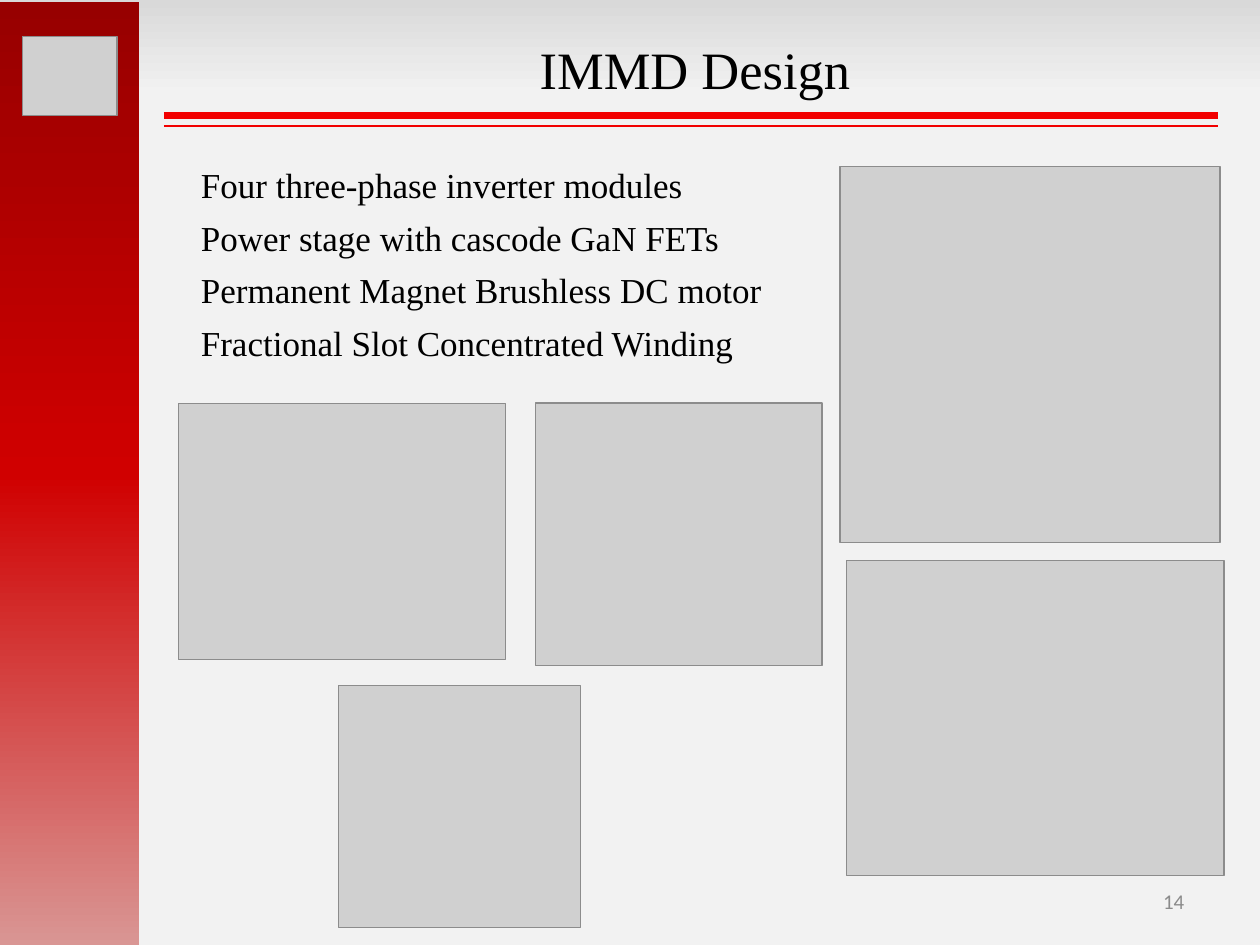
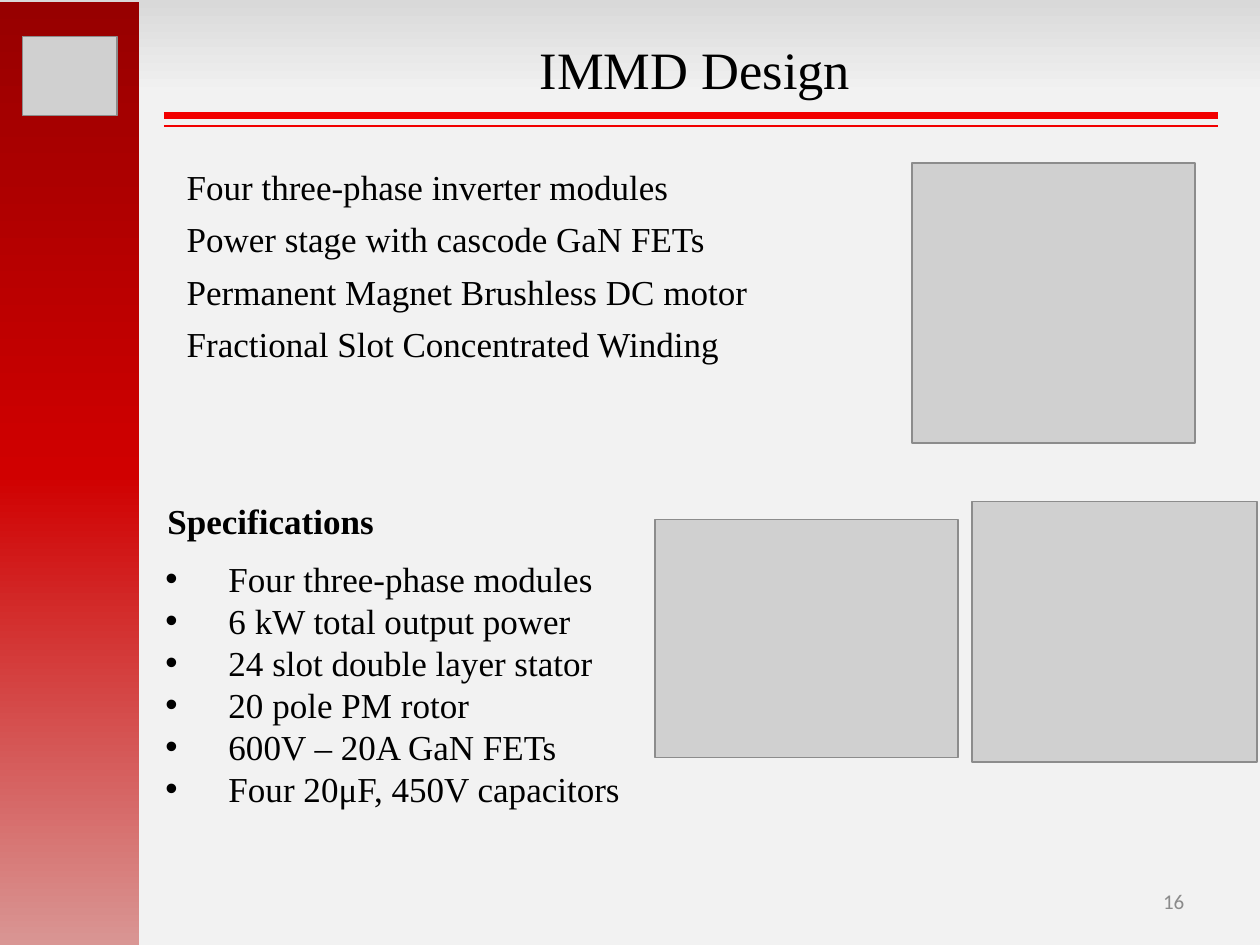
Before and after one commit to hakanpolat/IMMD, a slide deck: slide 16 of GRW2017/sunum/GRW2017_MesutUğur.pptx (slide 14 before the commit). Drawn at 1260x945 pixels with LibreOffice and Linux fonts; fonts in the diff are those of the drawing; grey boxes stand for pictures. Boxes give left, top, right and bottom in pixels: in the first picture for what was removed or moved away, otherwise in the second. Text is boxed around its words. In the diff, an @@ line names an element or a change of style, - is before the commit and + after.

```diff
--- a/GRW2017/sunum/GRW2017_MesutUğur.pptx
+++ b/GRW2017/sunum/GRW2017_MesutUğur.pptx
@@ text "Four three-phase inverter modules": place and size @@
-text "Four three-phase inverter modules" at [201, 173, 762, 363]
+text "Four three-phase inverter modules" at [187, 175, 747, 364]
@@ picture: place and size @@
-picture at [840, 166, 1221, 543]
+picture at [912, 163, 1196, 442]
@@ text added at [167, 509, 373, 542], 20 pt, text #000000, bold @@
+Specifications
@@ picture: place and size @@
-picture at [536, 403, 823, 665]
+picture at [973, 501, 1257, 762]
@@ picture: place and size @@
-picture at [179, 403, 507, 659]
+picture at [655, 520, 959, 759]
@@ text added at [228, 567, 620, 810], 20 pt, text #000000 @@
+• Four three-phase modules
+• 6 kW total output power
+• 24 slot double layer stator
+• 20 pole PM rotor
+• 600V – 20A GaN FETs
+• Four 20μF, 450V capacitors
@@ picture removed at [847, 561, 1225, 876] @@
@@ picture removed at [339, 685, 581, 927] @@
@@ page number at [1163, 895, 1184, 909]: text changed @@
-14
+16
```
Also in this commit, not shown: 10 other slides changed, 4 slides added, 3 slides removed, 2 other files.
